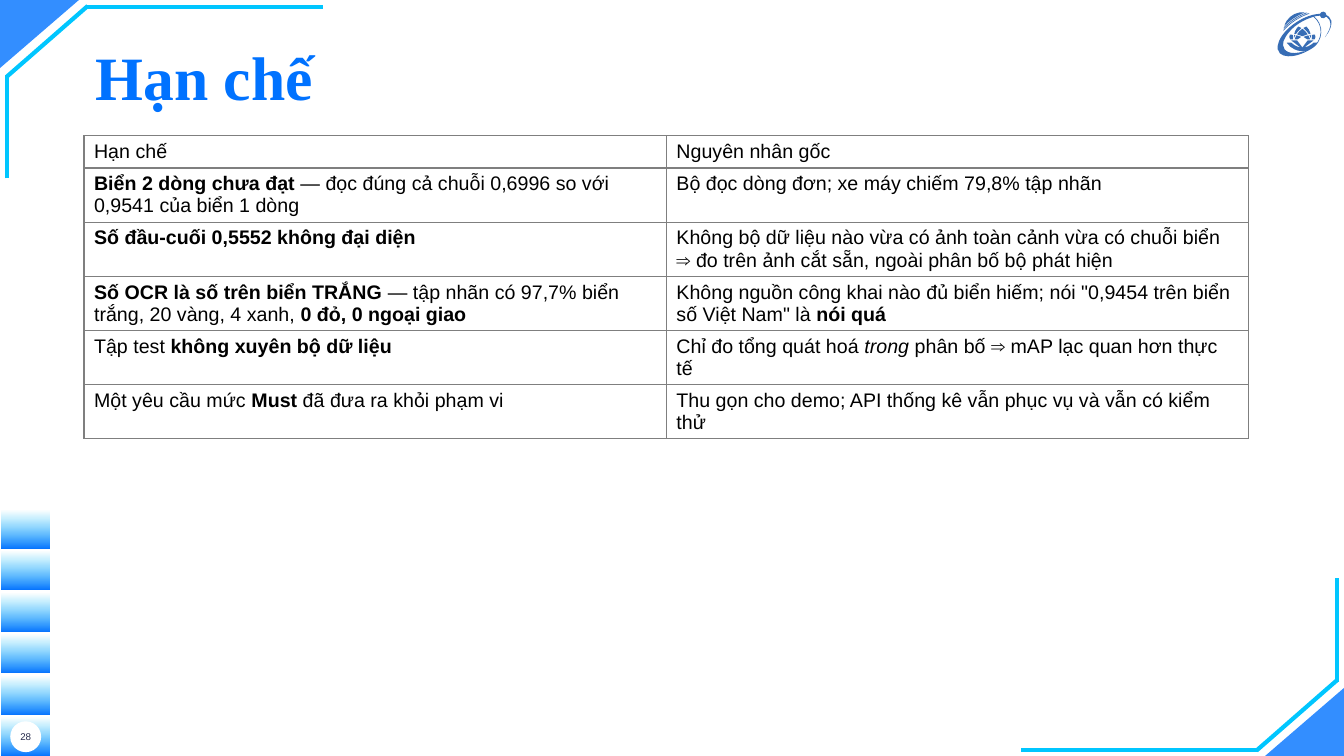
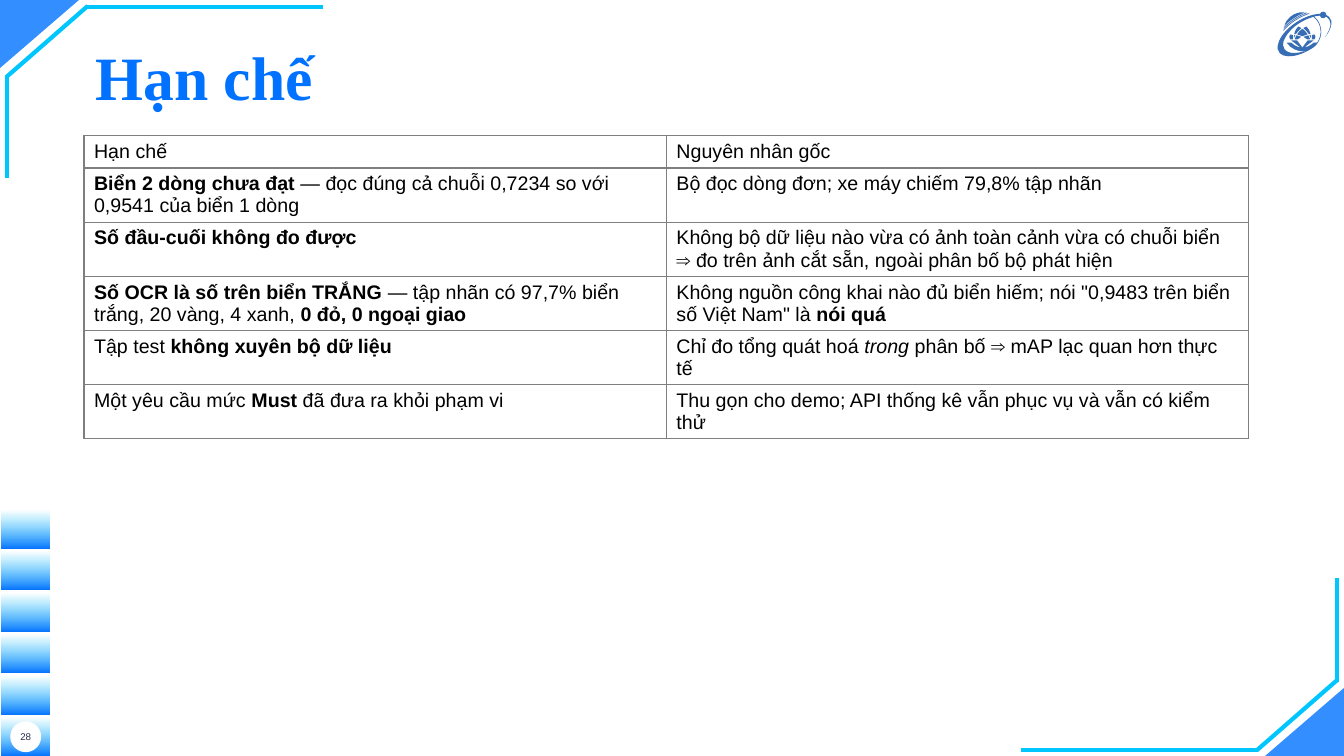
Before and after one commit to hieunguyen2604/alpr-do-an-mon-hoc, a slide deck: slide 28 of docs/slides/slides.pptx. Drawn at 1344x756 pixels with LibreOffice and Linux fonts; fonts in the diff are those of the drawing; background and template pictures are left out. Boxes give left, top, right and bottom in pixels: in the first picture for what was removed or moved away, otherwise in the second. Text is boxed around its words. In the diff, an @@ line names an element or a change of style, - is before the commit and + after.

```diff
--- a/docs/slides/slides.pptx
+++ b/docs/slides/slides.pptx
@@ table at (x1=84, y1=136, x2=1249, y2=681) @@
-row 2, column 1: Biển 2 dòng chưa đạt — đọc đúng cả chuỗi 0,6996 so với 0,9541 của biển 1 dòng
+row 2, column 1: Biển 2 dòng chưa đạt — đọc đúng cả chuỗi 0,7234 so với 0,9541 của biển 1 dòng
-row 3, column 1: Số đầu-cuối 0,5552 không đại diện
+row 3, column 1: Số đầu-cuối không đo được
@@ row 4, column 2: "Không nguồn công khai nào đủ biển hiếm; nói "0,9454 trên biển số Việt Nam" là nói quá" to "Không nguồn công khai nào đủ biển hiếm; nói "0,9483 trên biển số Việt Nam" là nói quá" @@
```
Also in this commit, not shown: 7 other slides changed, 24 other files.
